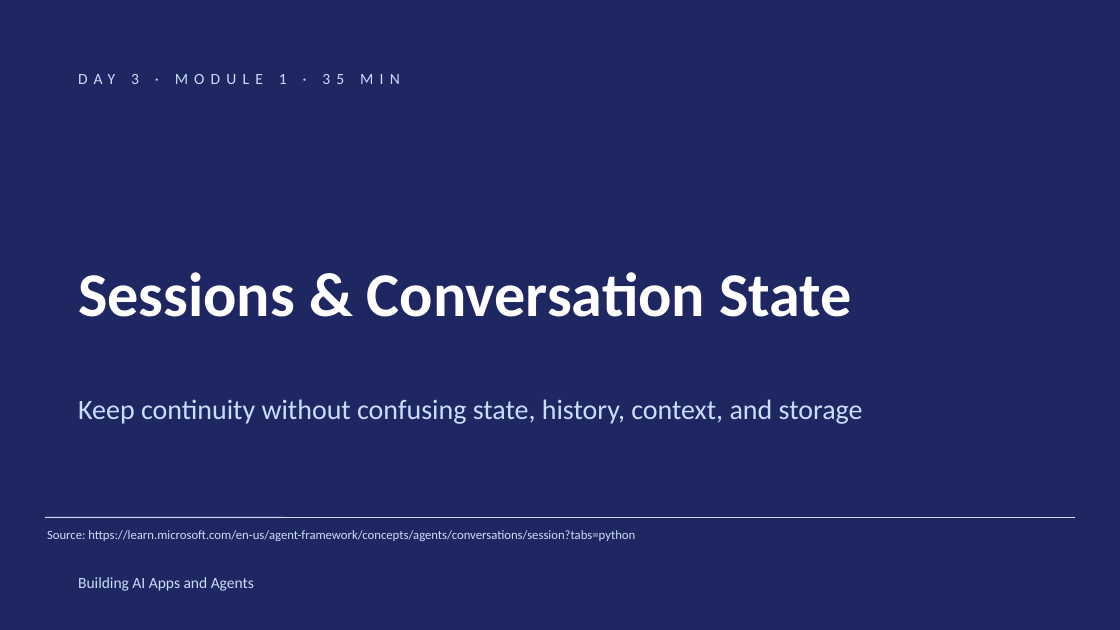
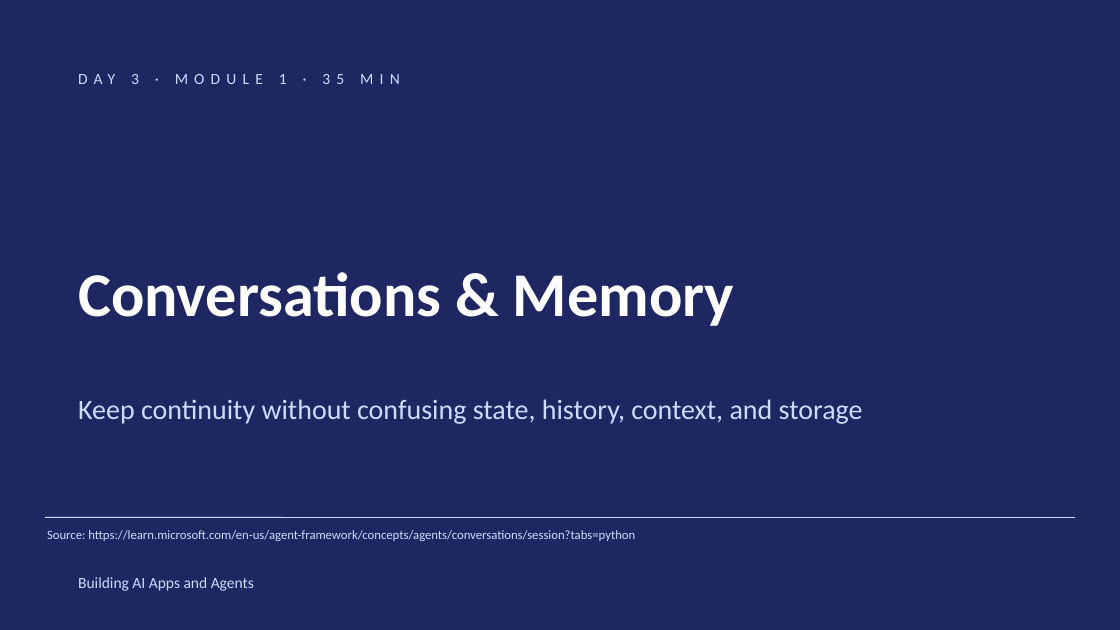
Before and after one commit to JimPiquant/Building-AI-Apps-and-Agents, a slide deck: slide 1 of decks/day3/module-1-sessions-state.pptx. Drawn at 1120x630 pixels with LibreOffice and Linux fonts; fonts in the diff are those of the drawing. Boxes give left, top, right and bottom in pixels: in the first picture for what was removed or moved away, otherwise in the second. Text is boxed around its words. In the diff, an @@ line names an element or a change of style, - is before the commit and + after.

```diff
--- a/decks/day3/module-1-sessions-state.pptx
+++ b/decks/day3/module-1-sessions-state.pptx
@@ text at <box>78,272,734,326</box>: text changed @@
-Sessions & Conversation State
+Conversations & Memory
```
Also in this commit, not shown: 5 other slides changed, 5 slides added, 4 slides removed, 28 other files.
